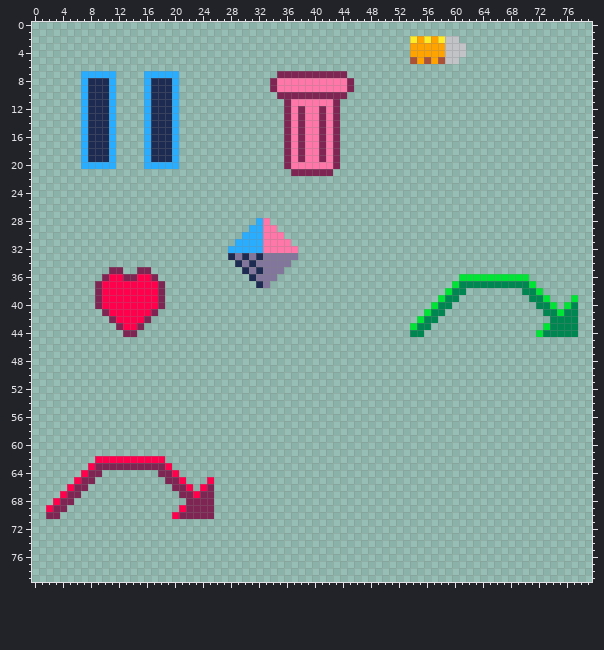
Edited in one commit: sprite sheet (assets/graphics/icons.png). The picture above was drawn from the file before the commit.
The file is 80x80 pixels.
And afterwards:
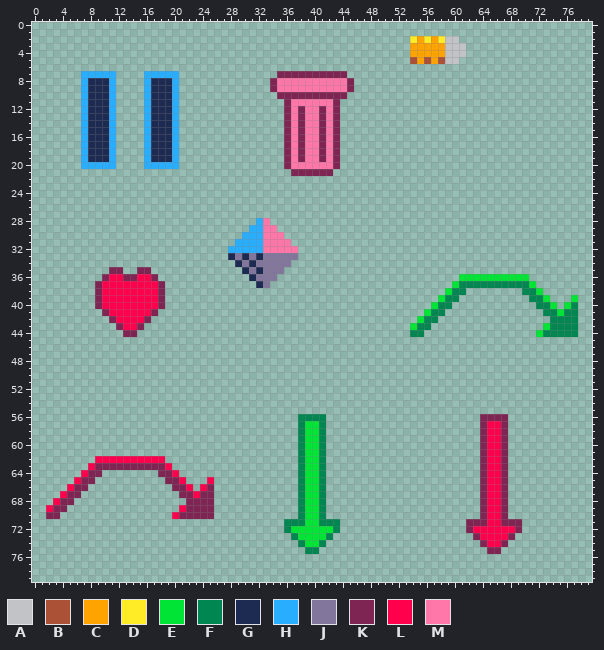
Palette (. is transparent): A #c2c3c7  B #ab5236  C #ffa300  D #ffec27  E #00e436  F #008751  G #1d2b53  H #29adff  J #83769c  K #7e2553  L #ff004d  M #ff77a8
Diff:
@@ x 34..71 @@
 55 ......................................
-56 ......................................
-57 ......................................
-58 ......................................
-59 ......................................
-60 ......................................
-61 ......................................
-62 ......................................
-63 ......................................
-64 ......................................
-65 ......................................
-66 ......................................
-67 ......................................
-68 ......................................
-69 ......................................
-70 ......................................
-71 ......................................
-72 ......................................
-73 ......................................
-74 ......................................
-75 ......................................
+56 ....FFFF......................KKKK....
+57 ....FEEF......................KLLK....
+58 ....FEEF......................KLLK....
+59 ....FEEF......................KLLK....
+60 ....FEEF......................KLLK....
+61 ....FEEF......................KLLK....
+62 ....FEEF......................KLLK....
+63 ....FEEF......................KLLK....
+64 ....FEEF......................KLLK....
+65 ....FEEF......................KLLK....
+66 ....FEEF......................KLLK....
+67 ....FEEF......................KLLK....
+68 ....FEEF......................KLLK....
+69 ....FEEF......................KLLK....
+70 ....FEEF......................KLLK....
+71 ..FFFEEFFF..................KKKLLKKK..
+72 ..FEEEEEEF..................KLLLLLLK..
+73 ...FEEEEF....................KLLLLK...
+74 ....FEEF......................KLLK....
+75 .....FF........................KK.....
 76 ......................................
Changed places in both pictures, as pixel boxes (x1, y1, x2, y2):
added: (284, 414, 340, 554)
added: (466, 414, 522, 554)
